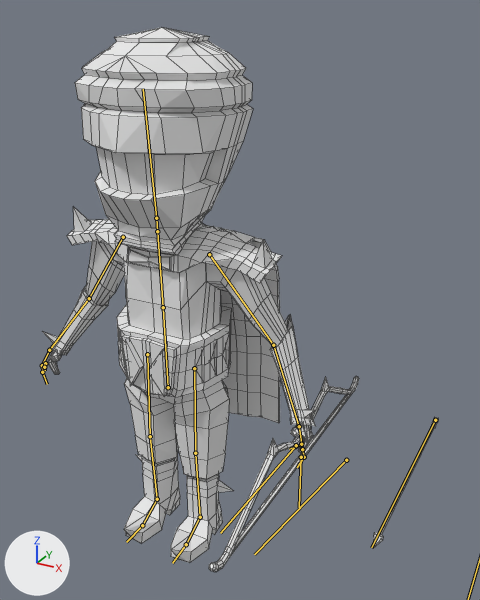
An edit to the Blender file Map/Assets/Models/Persians/Persian_archer/Persian_archer_advanced.blend, drawn before and after from the same camera.
Before and after are seen from a camera (50 mm lens) standing at (1.44, -1.98, 2.24) and looking at (0.29, 0.1, 1.2). The axes (+X, +Y, +Z) are drawn at lower left. The lights are the same throughout. The bones that bend it are drawn over the model as lines. Mesh edges are drawn as thin lines.

Names of what the first picture shows: 'Persian'.
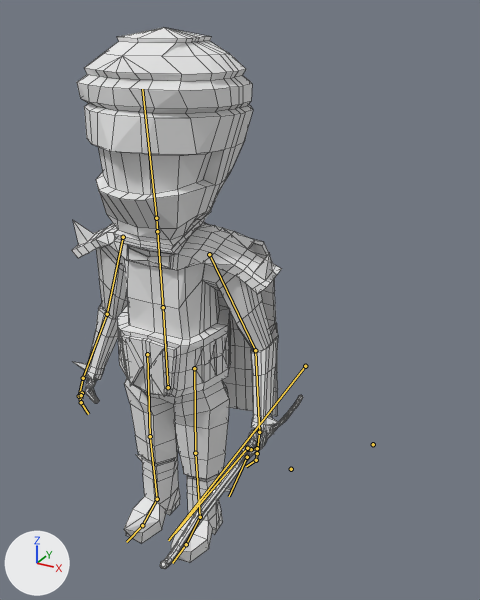
The newer file adds an action. The first version stands in its rest pose; the second is drawn at frame 30 of the action 'Persian_Archer_Advanced_Idle'.

Boxes [x1, y1, x2, y2] around the edits, measured in the pictures (480 x 600 px):
'Persian', posed: before [42, 27, 438, 572]; after [72, 27, 303, 569]
bone 'cabeza', root to tip: before (156, 218) to (143, 89); after (156, 218) to (142, 89)
bone 'brazo_L', root to tip: before (209, 254) to (273, 345); after (209, 254) to (255, 350)
bone 'antebrazo_L', root to tip: before (273, 345) to (299, 426); after (255, 350) to (259, 432)
bone 'Hacha', root to tip: before (296, 445) to (220, 533); after (247, 448) to (175, 533)
bone 'Pick', root to tip: before (346, 460) to (254, 554); after (291, 469) to (291, 469)
bone 'Arrow', root to tip: before (435, 420) to (371, 547); after (373, 444) to (373, 444)
bone 'brazo_R', root to tip: before (123, 237) to (89, 298); after (123, 237) to (107, 314)
bone 'antebrazo_R', root to tip: before (89, 298) to (49, 350); after (107, 314) to (83, 378)

The change in detail:
Bone 'cabeza' (bone_cabeza) turns from (0, 0, 0) to (0, -6, 0) degrees about its own x, y and z.
Bone 'brazo_L' (bone_brazo_l) turns from (0, 0, 0) to (-12, -2, 3) degrees about its own x, y and z.
Bone 'antebrazo_L' (bone_antebrazo_l) turns from (0, 0, 0) to (-7, -3, -3) degrees about its own x, y and z.
Bone 'Hacha' (bone_hacha) moves from (0.0, 0.0, 0.0) to (-0.03, 0.03, 0.08).
Bone 'Pick' (bone_pick) is rescaled from (1.0, 1.0, 1.0) to (0.0, 0.0, 0.0).
Bone 'Arrow' (bone_arrow) is rescaled from (1.0, 1.0, 1.0) to (0.0, 0.0, 0.0).
Bone 'brazo_R' (bone_brazo_r) turns from (0, 0, 0) to (-15, 0, -2) degrees about its own x, y and z.
Bone 'antebrazo_R' (bone_antebrazo_r) turns from (0, 0, 0) to (-4, 1, 1) degrees about its own x, y and z.
